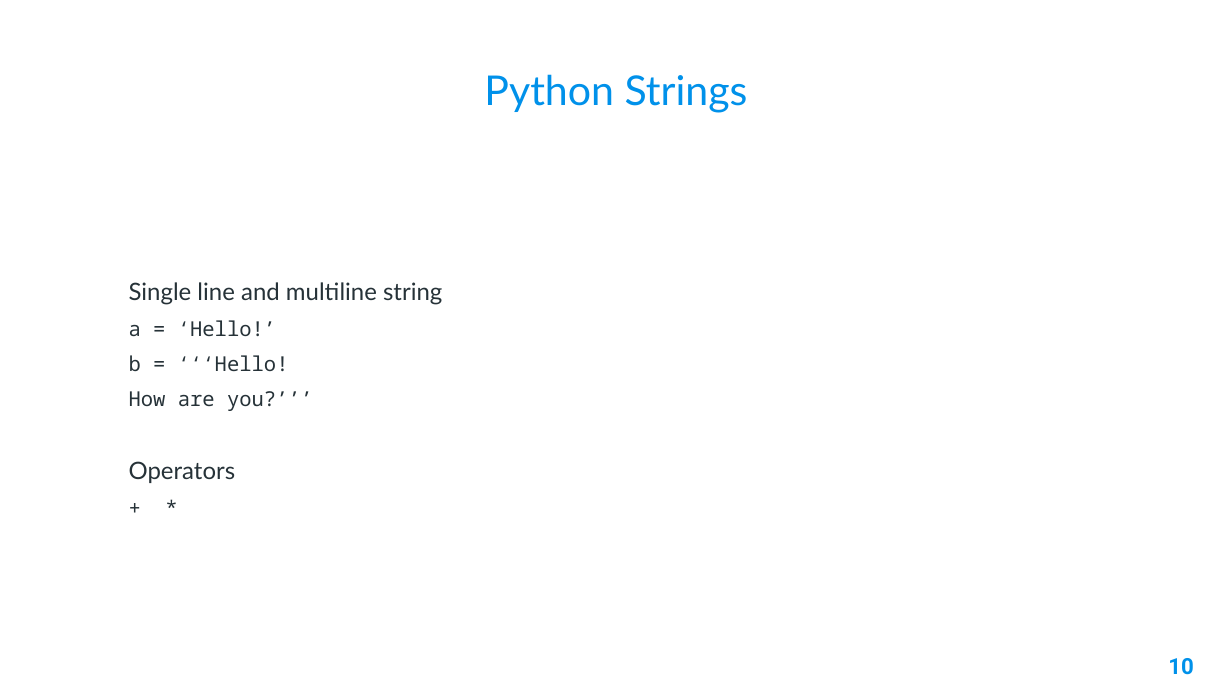
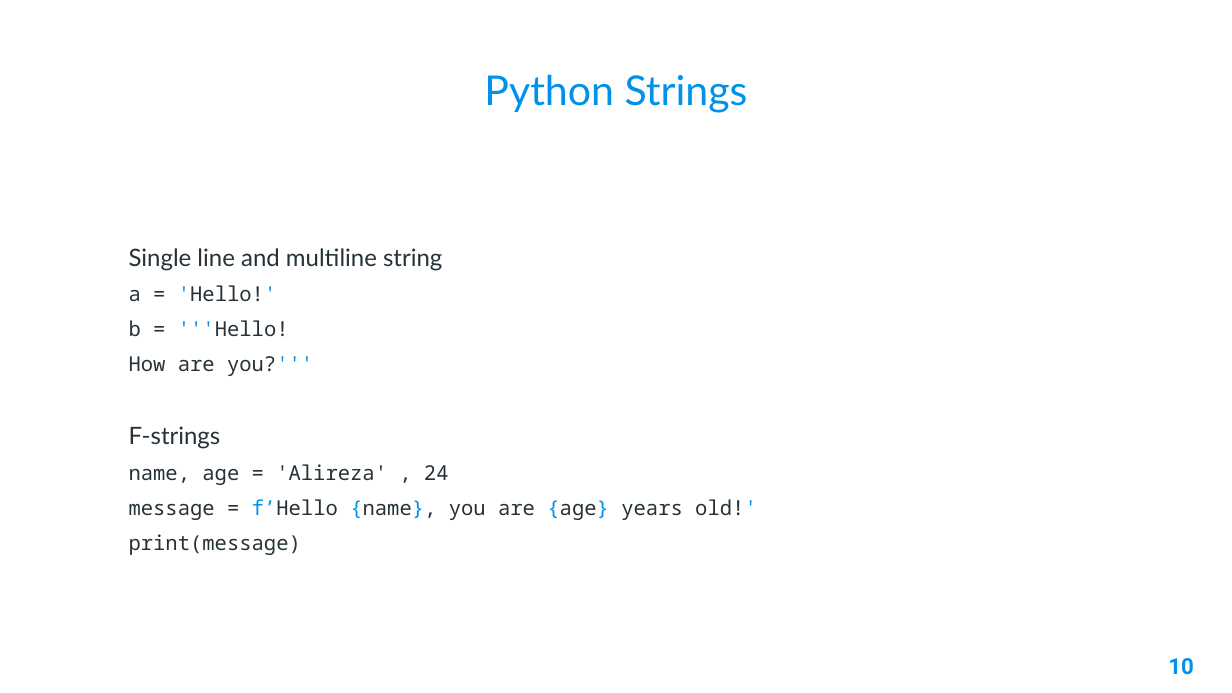
Before and after one commit to AleeRezaa/learn-python, a slide deck: slide 10 of Python.pptx. Drawn at 1232x693 pixels with LibreOffice and Linux fonts; fonts in the diff are those of the drawing; background and template pictures are left out. Boxes give left, top, right and bottom in pixels: in the first picture for what was removed or moved away, otherwise in the second. Text is boxed around its words. In the diff, an @@ line names an element or a change of style, - is before the commit and + after.

```diff
--- a/Python.pptx
+++ b/Python.pptx
@@ text at bbox=[129, 285, 757, 555]: text changed @@
-a = ‘Hello!’
-b = ‘‘‘Hello!
-How are you?’’’
-Operators
-+ *
+a = 'Hello!'
+b = '''Hello!
+How are you?'''
+F-strings
+name, age = 'Alireza' , 24
+message = f’Hello {name}, you are {age} years old!'
+print(message)
```
Also in this commit, not shown: 4 other slides changed, 1 slide added, 2 other files.
